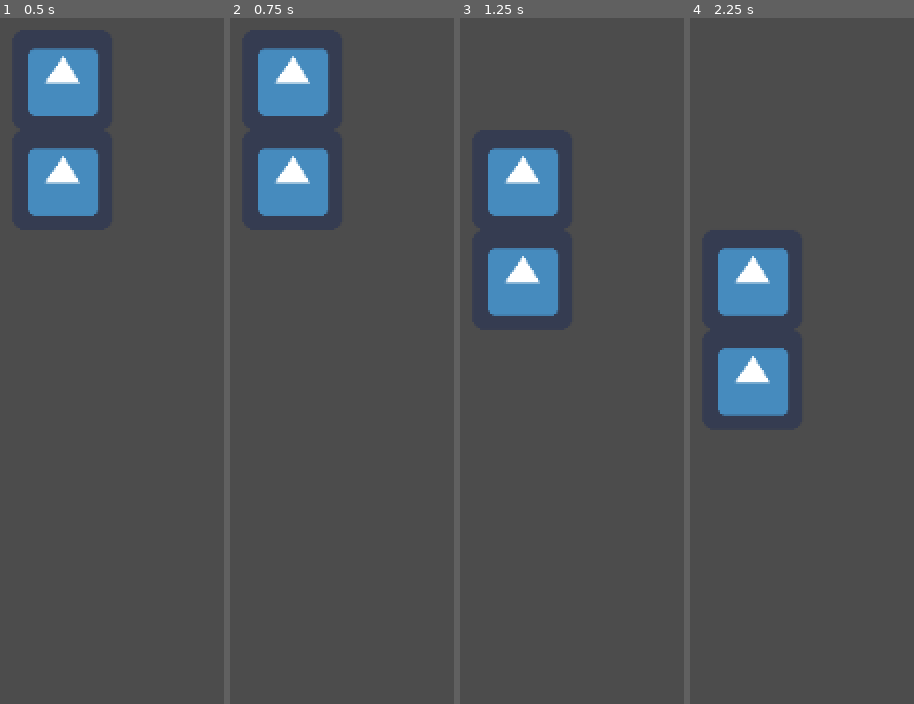
Above: before the commit, frames 1-4 (left to right).
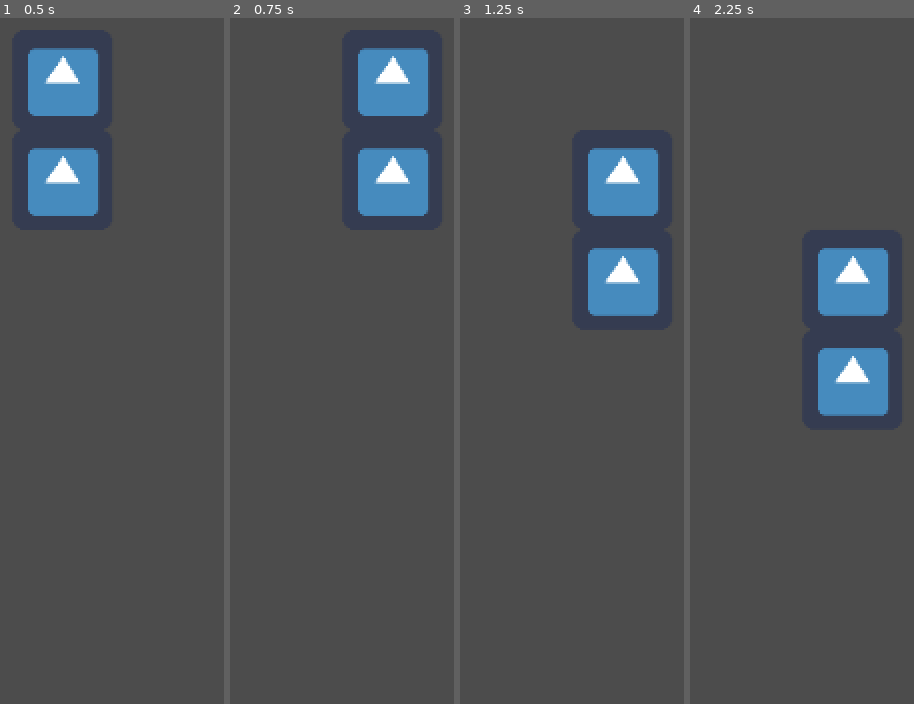
Above: after the commit, the same moments.

Repository: KavehNejad/Hack-2023
Game: Godot game, scene res://src/scenes/world.tscn
Two runs of this game, one before a commit and one after it. Both use one fixed random seed, a clock stepped at 60 frames per second and the inputs below. The engine's default icon, where the game draws it, is replaced by a stand-in: a white triangle on a blue panel in a dark square.
Inputs:
- Up to frame 1 (0.5 s): no input
- Up to frame 2 (0.75 s): tap Enter at 0.5 s; hold Right (block_right, bound only after the commit) from 0.53 s (still down)
- Up to frame 3 (1.25 s): keep holding Right (block_right, bound only after the commit)
- Up to frame 4 (2.25 s): tap Space at 1.25 s; release Right (block_right, bound only after the commit) at 1.28 s; hold Left (block_left, bound only after the commit) 1.28-2.03 s; hold Right (block_right, bound only after the commit) from 2.03 s (still down)

Frame 1 is identical in both runs. In frame 2, 12% of the frame differs, in the area x 12-89%, y 4-29%; in frame 3, 12%; in frame 4, 12%.

Commit message:
blocks can move right left

Diff:
--- a/super-tetris-world/project.godot
+++ b/super-tetris-world/project.godot
@@ -14,6 +14,21 @@
 run/main_scene="res://src/scenes/world.tscn"
 config/icon="res://assets/images/icon.png"
 
+[input]
+
+block_right={
+"deadzone": 0.5,
+"events": [ Object(InputEventKey,"resource_local_to_scene":false,"resource_name":"","device":0,"alt":false,"shift":false,"control":false,"meta":false,"command":false,"pressed":false,"scancode":0,"physical_scancode":16777233,"unicode":0,"echo":false,"script":null)
+, Object(InputEventKey,"resource_local_to_scene":false,"resource_name":"","device":0,"alt":false,"shift":false,"control":false,"meta":false,"command":false,"pressed":false,"scancode":0,"physical_scancode":68,"unicode":0,"echo":false,"script":null)
+ ]
+}
+block_left={
+"deadzone": 0.5,
+"events": [ Object(InputEventKey,"resource_local_to_scene":false,"resource_name":"","device":0,"alt":false,"shift":false,"control":false,"meta":false,"command":false,"pressed":false,"scancode":0,"physical_scancode":16777231,"unicode":0,"echo":false,"script":null)
+, Object(InputEventKey,"resource_local_to_scene":false,"resource_name":"","device":0,"alt":false,"shift":false,"control":false,"meta":false,"command":false,"pressed":false,"scancode":0,"physical_scancode":65,"unicode":0,"echo":false,"script":null)
+ ]
+}
+
 [physics]
 
 common/enable_pause_aware_picking=true
--- a/super-tetris-world/src/scripts/shape.gd
+++ b/super-tetris-world/src/scripts/shape.gd
@@ -13,3 +13,10 @@
 
 func _on_Timer_timeout():
 	position.y += 64
+
+func _physics_process(delta):
+	#checks for stuff every frame
+	if Input.is_action_just_pressed("block_right"):
+		position.x += 64
+	if Input.is_action_just_pressed("block_left"):
+		position.x -= 64
